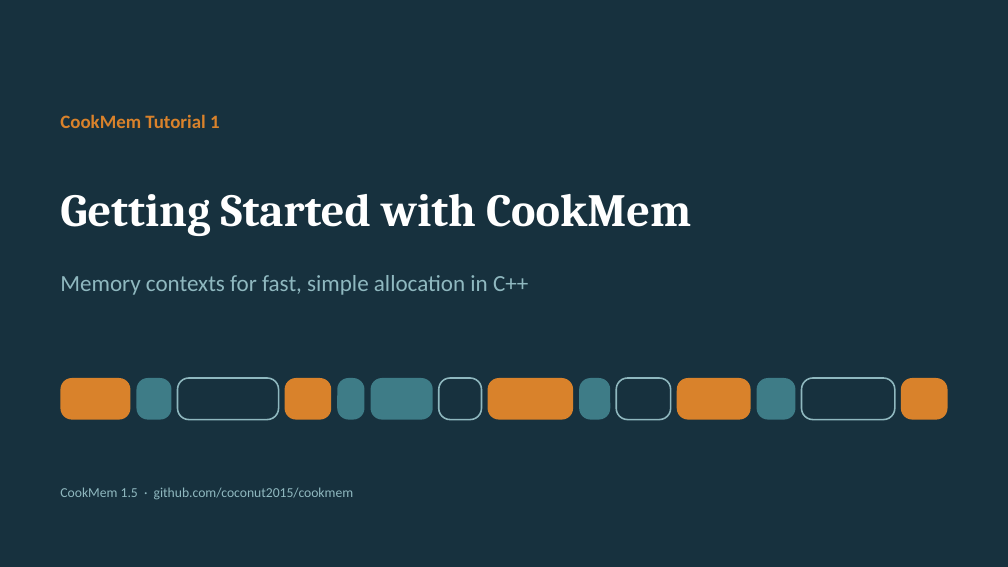
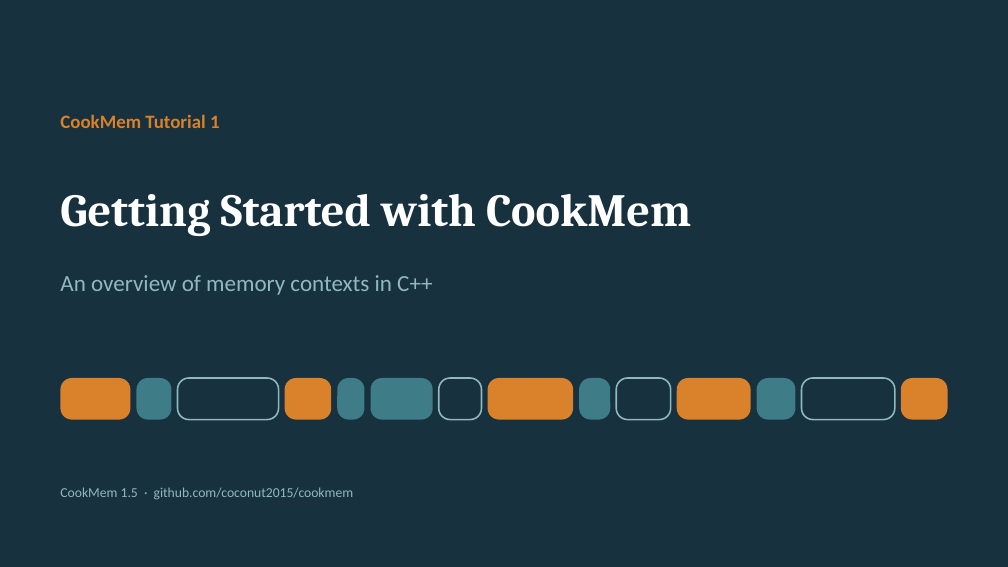
Before and after one commit to coconut2015/cookmem-tutorials, a slide deck: slide 1 of 01-getting-started/slides.pptx. Drawn at 1008x567 pixels with LibreOffice and Linux fonts; fonts in the diff are those of the drawing. Boxes give left, top, right and bottom in pixels: in the first picture for what was removed or moved away, otherwise in the second. Text is boxed around its words. In the diff, an @@ line names an element or a change of style, - is before the commit and + after.

```diff
--- a/01-getting-started/slides.pptx
+++ b/01-getting-started/slides.pptx
@@ subtitle at [60,275,432,295]: text changed @@
-Memory contexts for fast, simple allocation in C++
+An overview of memory contexts in C++
```
Also in this commit, not shown: 3 other slides changed, 5 slides added, 4 slides removed, 4 other files.
